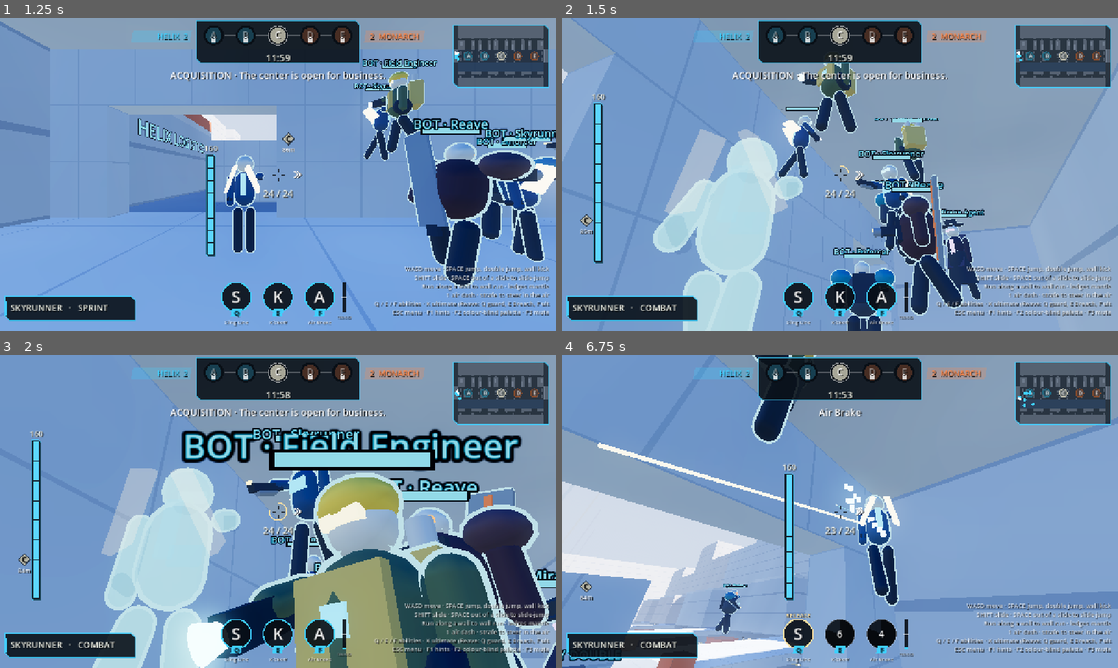
Above: before the commit, frames 1-4 (two rows, left to right).
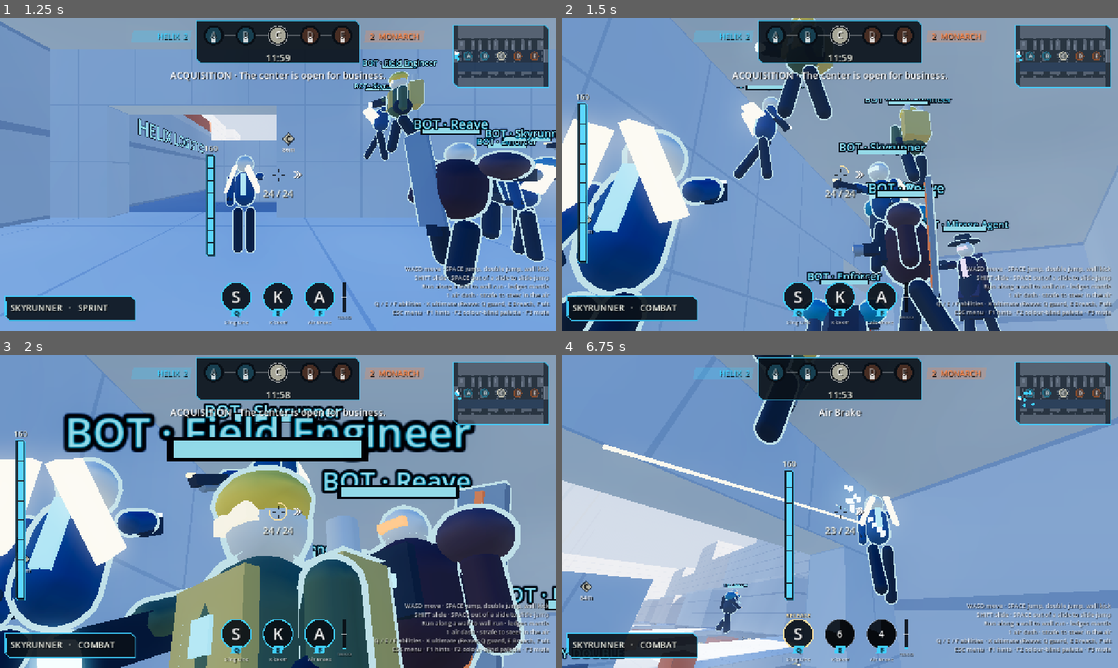
Above: after the commit, the same moments.

Repository: slimefromdq/hostile-takeover
Game: Godot game, scene res://scenes/main.tscn
The game is run twice, just before and just after one commit, with the same random seed, the same clock (stepped at 60 frames per second) and the same inputs.
Inputs (mouse positions are in pixels of both pictures, inside the frame that each line leads up to):
- Up to frame 1 (1.25 s): click "Play offline · 10v10 bots" at 0.5 s
- Up to frame 2 (1.5 s): tap Enter at 1.25 s; move the mouse to (867, 174) at 1.27 s; hold W (forward) from 1.28 s (still down); hold Right mouse button (alt) from 1.28 s (still down)
- Up to frame 3 (2 s): keep holding W (forward); keep holding Right mouse button (alt); tap Space (jump) at 1.52 s; click (305, 511) at 1.55 s
- Up to frame 4 (6.75 s): move the mouse to (812, 511) at 2.02 s; release Right mouse button (alt) at 2.03 s; click (812, 511) at 2.1 s; tap Space (jump) at 2.27, 3.77, 4.52, 5.27 s; tap V (shoulder) at 2.3, 5.3 s; move the mouse to (851, 505) at 2.77 s; hold V (shoulder) 2.78-3.53 s; click (851, 505) at 2.92 s; tap Shift (slide) at 3.05, 3.6, 6.05 s; move the mouse to (834, 517) at 3.52 s; click (834, 517) at 3.67 s; right-click (834, 517) at 3.8 s; move the mouse to (878, 514) at 4.27 s; hold Q (ability1) 4.28-5.03 s; click (878, 514) at 4.55 s; tap R (reload) at 4.9 s; move the mouse to (795, 508) at 5.02 s; tap E (ability2) at 5.1 s; click (795, 508) at 5.17 s; move the mouse to (845, 511) at 5.77 s; hold F (ability3) 5.78-6.53 s; click (845, 511) at 5.92 s; move the mouse to (817, 505) at 6.52 s; release W (forward) at 6.53 s; hold D (right) from 6.53 s (still down); right-click (817, 505) at 6.6 s; click (817, 505) at 6.67 s

Frame 1 is identical in both runs. In frame 2, 36% of the frame differs, in the area x 0-100%, y 0-100%; in frame 3, 62%; in frame 4, 1.5%.

Commit message:
ADS: harder zoom, camera slides out so the hero drifts left, near-DOF blur instead of alpha fade
Co-Authored-By: Claude Sonnet 5.5 <noreply@anthropic.com>
Claude-Session: https://claude.ai/code/session_01JAi4BNRaZ56dm5FgBhNZQJ

Diff:
--- a/scripts/fighter.gd
+++ b/scripts/fighter.gd
@@ -195,15 +195,21 @@
 var outlines: Array[ShaderMaterial] = []
 var outline_side: int = -1
 
-# Right mouse held = aim down sights (a local view effect only): the shoulder camera pulls in and
-# narrows, and your own body fades so it stops covering the crosshair. Alt fire itself is unchanged.
-const ADS_FOV := 55.0
-const ADS_ARM_LENGTH := 2.0
-const ADS_ALPHA := 0.12
+# Right mouse held = aim down sights: the shoulder camera pulls in, zooms hard and slides out to the side, so your own
+# body is pushed toward the left screen edge, and a near depth-of-field blur softens it. Alt fire itself is unchanged.
+# The server reconstructs the same camera from the held button (aim_point), so the crosshair stays true.
+const ADS_FOV := 42.0
+const ADS_ARM_LENGTH := 2.2
+const HIP_SIDE := 0.65
+const ADS_SIDE := 1.1
+const ADS_BLUR_DISTANCE := 3.4
+const ADS_BLUR_TRANSITION := 1.6
+const ADS_BLUR_AMOUNT := 0.2
 const ADS_BLEND_RATE := 10.0
 const HIP_FOV := 80.0
 const HIP_ARM_LENGTH := 3.6
 var ads_blend: float = 0.0
+var _ads_blur: CameraAttributesPractical
 
 func _update_ads(dt: float) -> void:
 	var want := 1.0 if held & 2 and hp > 0 and not game.menu.visible else 0.0
@@ -212,6 +218,16 @@
 	ads_blend = move_toward(ads_blend, want, dt * ADS_BLEND_RATE)
 	camera.fov = lerpf(HIP_FOV, ADS_FOV, ads_blend)
 	(pivot.get_child(0) as SpringArm3D).spring_length = lerpf(HIP_ARM_LENGTH, ADS_ARM_LENGTH, ads_blend)
+	if ads_blend > 0.0:
+		if _ads_blur == null:
+			_ads_blur = CameraAttributesPractical.new()
+			_ads_blur.dof_blur_near_enabled = true
+			_ads_blur.dof_blur_near_distance = ADS_BLUR_DISTANCE
+			_ads_blur.dof_blur_near_transition = ADS_BLUR_TRANSITION
+		_ads_blur.dof_blur_amount = ADS_BLUR_AMOUNT * ads_blend
+		camera.attributes = _ads_blur
+	else:
+		camera.attributes = null
 	update_visual()
 
 func _process(dt: float) -> void:
@@ -355,7 +371,8 @@
 	var origin := global_position + Vector3.UP * 1.55
 	# Reconstruct the shoulder camera on the authority; clients cannot submit hits.
 	var basis := Basis.from_euler(Vector3(pitch, yaw, 0))
-	var back := basis * Vector3(0.65 * shoulder, 0, 3.6)
+	var ads := 1.0 if held & 2 != 0 else 0.0
+	var back := basis * Vector3(lerpf(HIP_SIDE, ADS_SIDE, ads) * shoulder, 0, lerpf(HIP_ARM_LENGTH, ADS_ARM_LENGTH, ads))
 	var wall: Dictionary = game.ray(origin, origin + back, [get_rid()], 1 | 4)
 	var cam: Vector3 = origin + back if wall.is_empty() else wall.position + wall.normal * 0.2
 	var aim_reach := maxf(spec.reach, weapon.reach)
@@ -797,7 +814,7 @@
 		return
 	equipment.rotation.y = yaw
 	pivot.rotation = Vector3(pitch, yaw, 0)
-	pivot.get_child(0).position.x = 0.65 * shoulder
+	pivot.get_child(0).position.x = lerpf(HIP_SIDE, ADS_SIDE, ads_blend) * shoulder
 	var hidden := hp <= 0
 	var local_side: int = game.local_team()
 	var is_ally: bool = team == local_side or fighter_id == game.local_id
@@ -812,8 +829,6 @@
 			alpha = 0.3
 		elif distance > 5.0:
 			shown = false
-	if fighter_id == game.local_id:
-		alpha = minf(alpha, lerpf(1.0, ADS_ALPHA, ads_blend))
 	equipment.visible = shown
 	CharacterRig.set_alpha(equipment, alpha)
 	var plate: bool = shown and fighter_id != game.local_id and (is_ally or distance < 25.0 or reveal > 0)
Not shown, changed: README.md
